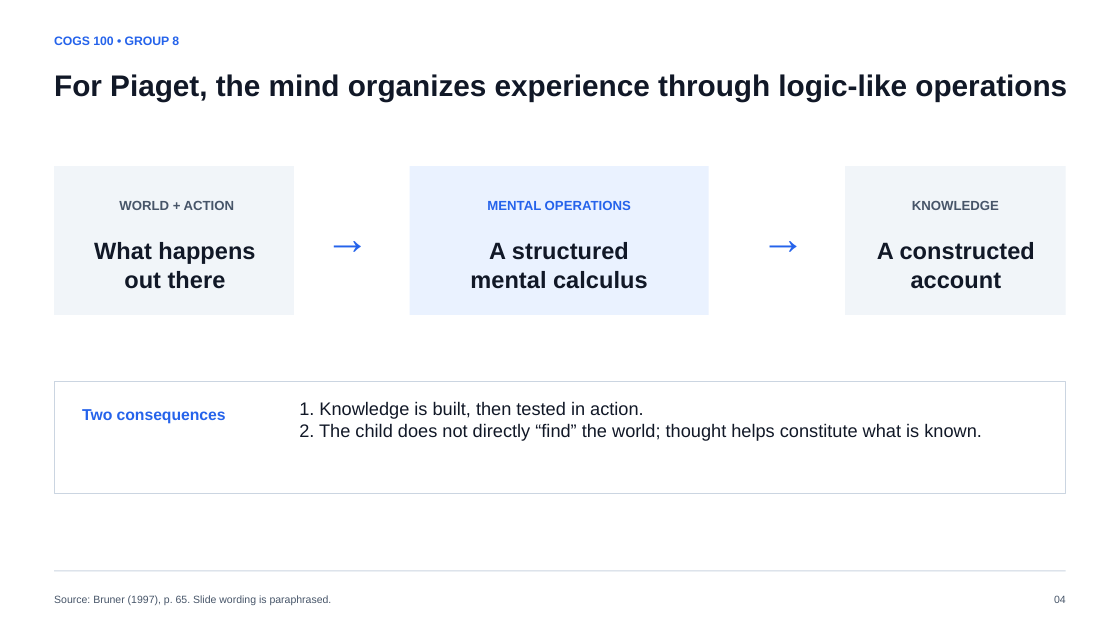
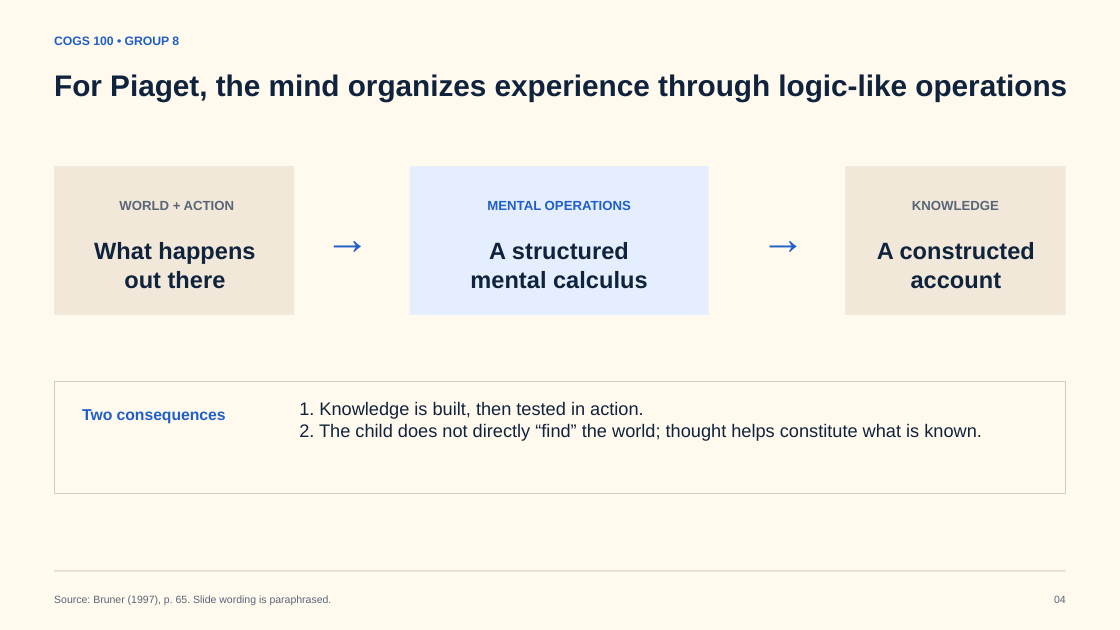
Before and after one commit to j-a-v-e-n/knowledge-vault, a slide deck: slide 4 of outputs/COGS100_Group8_Piaget_Vygotsky.pptx. Drawn at 1120x630 pixels with LibreOffice and Linux fonts; fonts in the diff are those of the drawing. Boxes give left, top, right and bottom in pixels: in the first picture for what was removed or moved away, otherwise in the second. Text is boxed around its words. In the diff, an @@ line names an element or a change of style, - is before the commit and + after.

```diff
--- a/outputs/COGS100_Group8_Piaget_Vygotsky.pptx
+++ b/outputs/COGS100_Group8_Piaget_Vygotsky.pptx
@@ background #FFFFFF to #FFF9EE @@
@@ rectangle at [55,166,294,315]: fill #F1F5F9 to #F2E8D9 @@
@@ rectangle at [410,166,709,315]: fill #EAF2FF to #E4EEFF @@
@@ rectangle at [845,166,1065,315]: fill #F1F5F9 to #F2E8D9 @@
@@ text colour #2563EB to #1F5FC9 in 5 elements at [54,36,179,45], [487,201,631,210], [82,409,226,424], [313,209,381,267], [749,209,818,267] @@
@@ rectangle at [55,381,1066,493]: fill #FFFFFF to #FFF9EE; outline #CBD5E1 0.75 pt to #D7CCBA 0.75 pt @@
@@ text colour #111827 to #10233D in 5 elements at [54,74,1067,101], [94,242,255,289], [470,242,648,289], [877,242,1035,289], [299,401,982,441] @@
@@ rectangle at [55,571,1066,571]: fill #CBD5E1 to #D7CCBA @@
@@ text colour #475569 to #596678 in 4 elements at [119,201,234,210], [912,201,999,210], [54,595,332,605], [1054,596,1066,603] @@
```
Also in this commit, not shown: 11 other slides changed, 19 other files.
